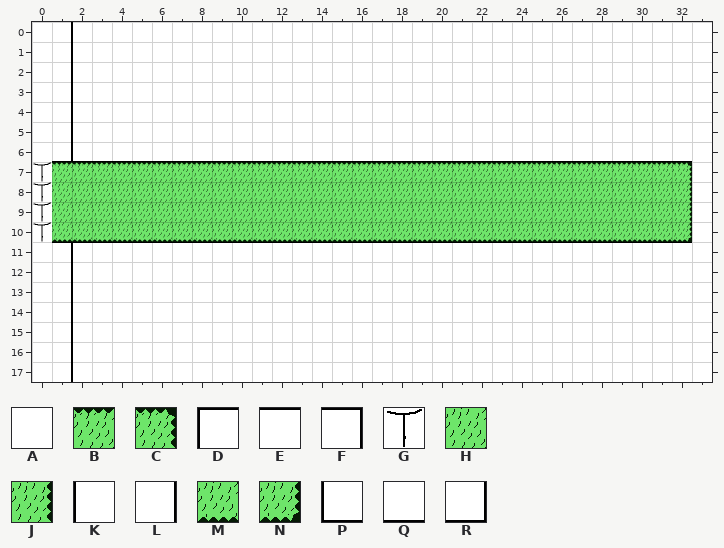
Two versions of a level (Tiled map, Tiled_data/Tiled_ForestMap.tmx). The picture above is the old version.
Cells are 40x40 px. Shown: x 0..33, y 0..17.
Key: from "Tiled_Tileset": A 2, B 6, C 7, D 8, E 9, F 10, G 18, H 21, J 22, K 23, L 25, M 36, N 37, P 38, Q 39, R 40.
_ is an empty cell.
Layer "Tile Layer 1" before, first column x 0:
 0 ALKAAAAAAAAAAAAAAAAAAAAAAAAAAAAAAA
 1 ALKAAAAAAAAAAAAAAAAAAAAAAAAAAAAAAA
 2 ALKAAAAAAAAAAAAAAAAAAAAAAAAAAAAAAA
 3 ALKAAAAAAAAAAAAAAAAAAAAAAAAAAAAAAA
 4 ALKAAAAAAAAAAAAAAAAAAAAAAAAAAAAAAA
 5 ALKAAAAAAAAAAAAAAAAAAAAAAAAAAAAAAA
 6 ARPQQQQQQQQQQQQQQQQQQQQQQQQQQQQQQA
 7 GBBBBBBBBBBBBBBBBBBBBBBBBBBBBBBBCA
 8 GHHHHHHHHHHHHHHHHHHHHHHHHHHHHHHHJA
 9 GHHHHHHHHHHHHHHHHHHHHHHHHHHHHHHHJA
10 GMMMMMMMMMMMMMMMMMMMMMMMMMMMMMMMNA
11 AFDEEEEEEEEEEEEEEEEEEEEEEEEEEEEEEA
12 ALKAAAAAAAAAAAAAAAAAAAAAAAAAAAAAAA
13 ALKAAAAAAAAAAAAAAAAAAAAAAAAAAAAAAA
14 ALKAAAAAAAAAAAAAAAAAAAAAAAAAAAAAAA
15 ALKAAAAAAAAAAAAAAAAAAAAAAAAAAAAAAA
16 ALKAAAAAAAAAAAAAAAAAAAAAAAAAAAAAAA
17 ALKAAAAAAAAAAAAAAAAAAAAAAAAAAAAAAA
After:
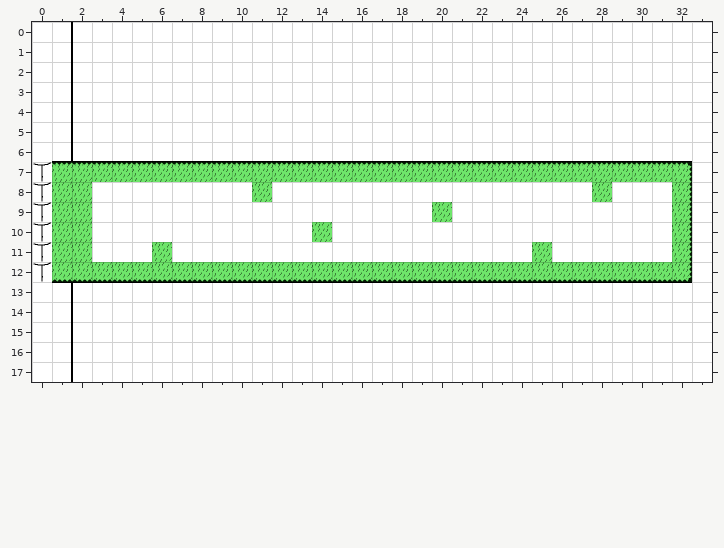
Change:
Changed rows in their new state; . is an unchanged cell.
Layer "Tile Layer 1":
first column x 0:
 8 ...AAAAAAAA.AAAAAAAAAAAAAAAA.AAA.
 9 ...AAAAAAAAAAAAAAAAA.AAAAAAAAAAA.
10 .HHAAAAAAAAAAAHAAAAAAAAAAAAAAAAAJ
11 GHHAAAHAAAAAAAAAAAAAAAAAAHAAAAAAJ
12 GMMMMMMMMMMMMMMMMMMMMMMMMMMMMMMMN
13 .FDEEEEEEEEEEEEEEEEEEEEEEEEEEEEEE
Pixel boxes of the changes (left, top, right, bottom) in both pictures:
changed: (33, 182, 692, 283)
